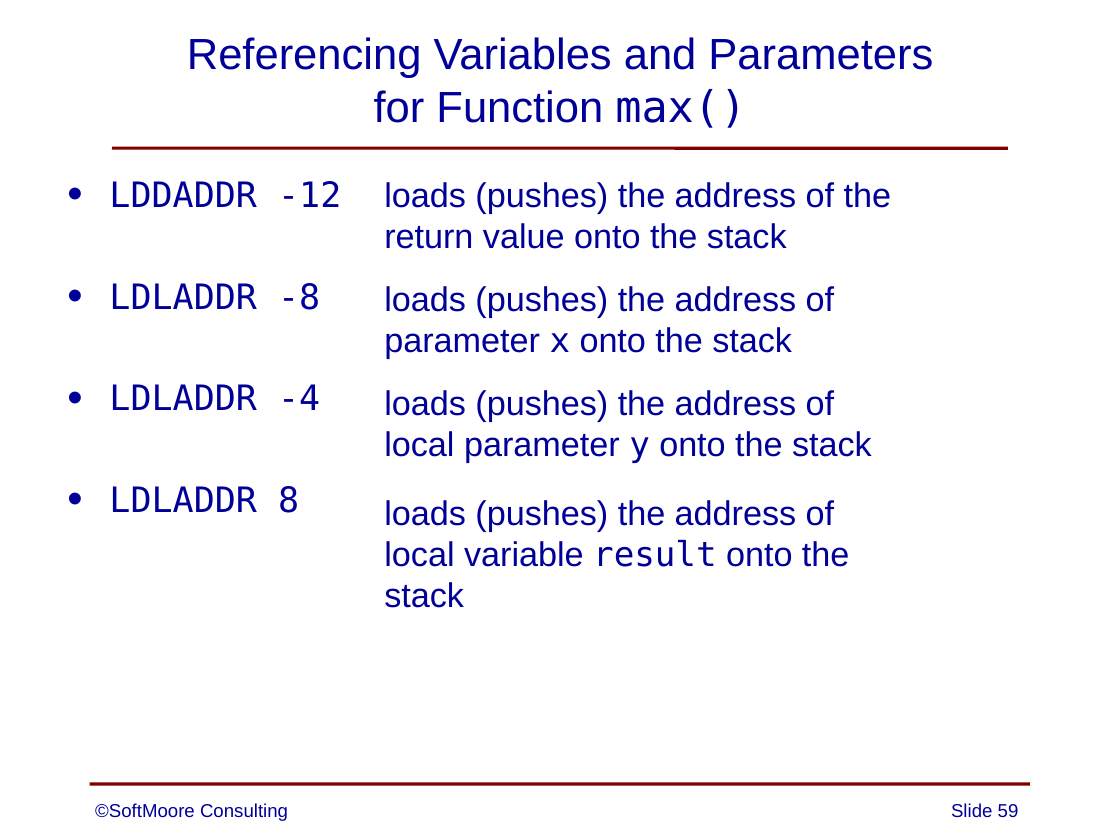
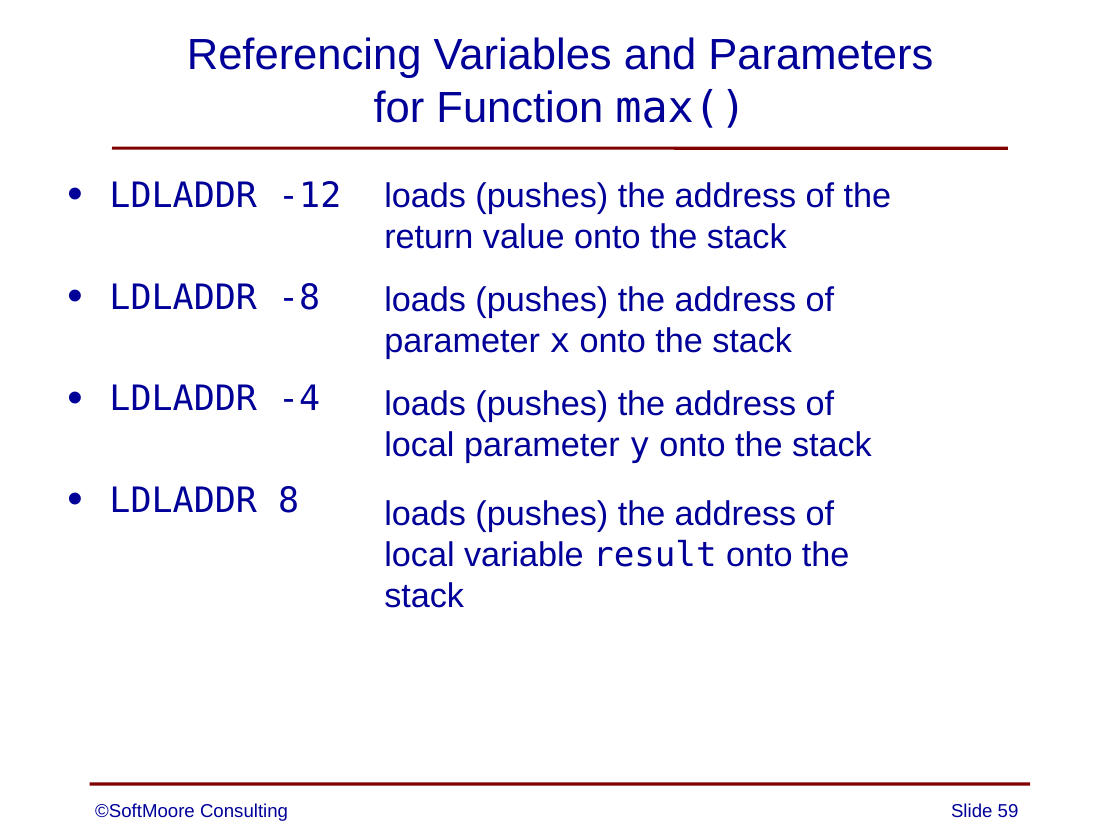
Before and after one commit to SoftMoore/CPRL-Kt-3rd, a slide deck: slide 59 of PowerPoints/13 - Subprograms.pptx. Drawn at 1120x840 pixels with LibreOffice and Linux fonts; fonts in the diff are those of the drawing. Boxes give left, top, right and bottom in pixels: in the first picture for what was removed or moved away, otherwise in the second. Text is boxed around its words. In the diff, an @@ line names an element or a change of style, - is before the commit and + after.

```diff
--- a/PowerPoints/13 - Subprograms.pptx
+++ b/PowerPoints/13 - Subprograms.pptx
@@ text at [109, 181, 341, 207]: text changed @@
-• LDDADDR -12
+• LDLADDR -12
```
Also in this commit, not shown: 1 other slide changed, 2 other files.
